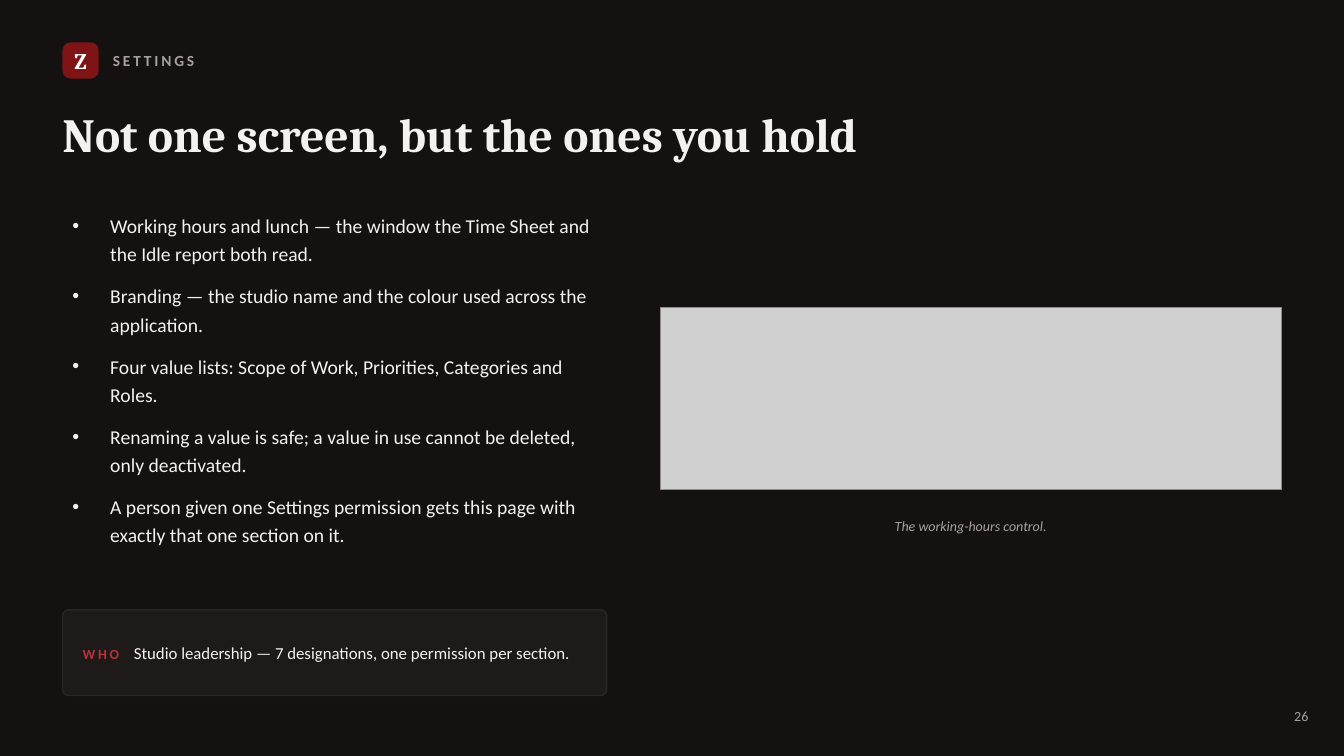
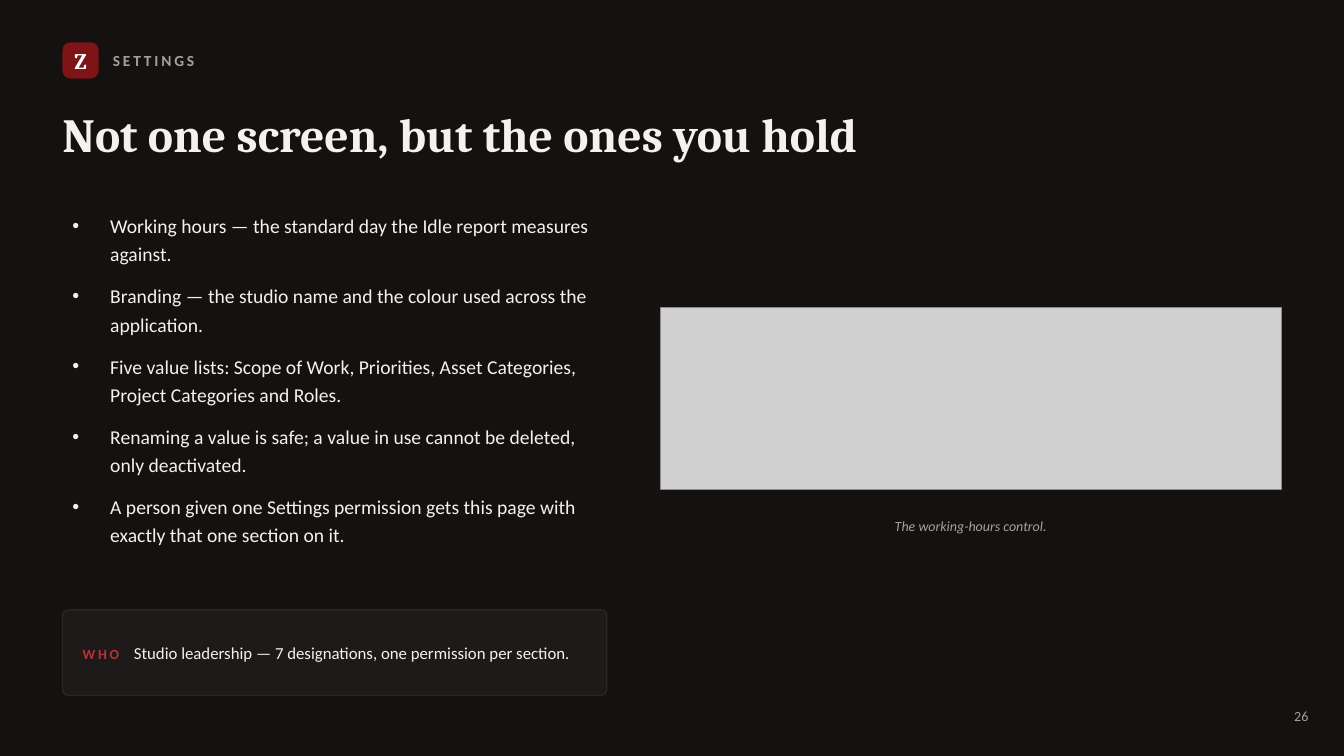
Before and after one commit to sales6565/zvky, a slide deck: slide 26 of docs/ZVKY-FORGE-Overview.pptx. Drawn at 1344x756 pixels with LibreOffice and Linux fonts; fonts in the diff are those of the drawing; grey boxes stand for pictures. Boxes give left, top, right and bottom in pixels: in the first picture for what was removed or moved away, otherwise in the second. Text is boxed around its words. In the diff, an @@ line names an element or a change of style, - is before the commit and + after.

```diff
--- a/docs/ZVKY-FORGE-Overview.pptx
+++ b/docs/ZVKY-FORGE-Overview.pptx
@@ text at bbox=[110, 219, 588, 265]: text changed @@
-• Working hours and lunch — the window the Time Sheet and the Idle report both read.
+• Working hours — the standard day the Idle report measures against.
@@ text at bbox=[110, 360, 576, 406]: text changed @@
-• Four value lists: Scope of Work, Priorities, Categories and Roles.
+• Five value lists: Scope of Work, Priorities, Asset Categories, Project Categories and Roles.
```
Also in this commit, not shown: 2 other slides changed, 19 other files.
